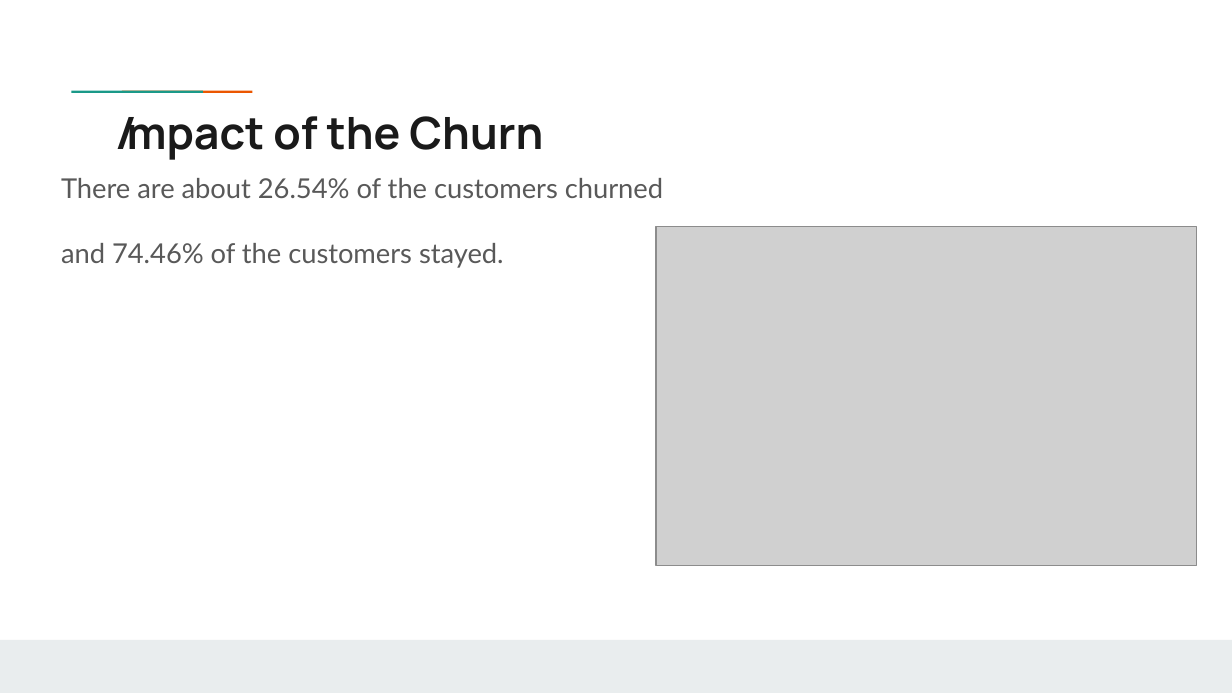
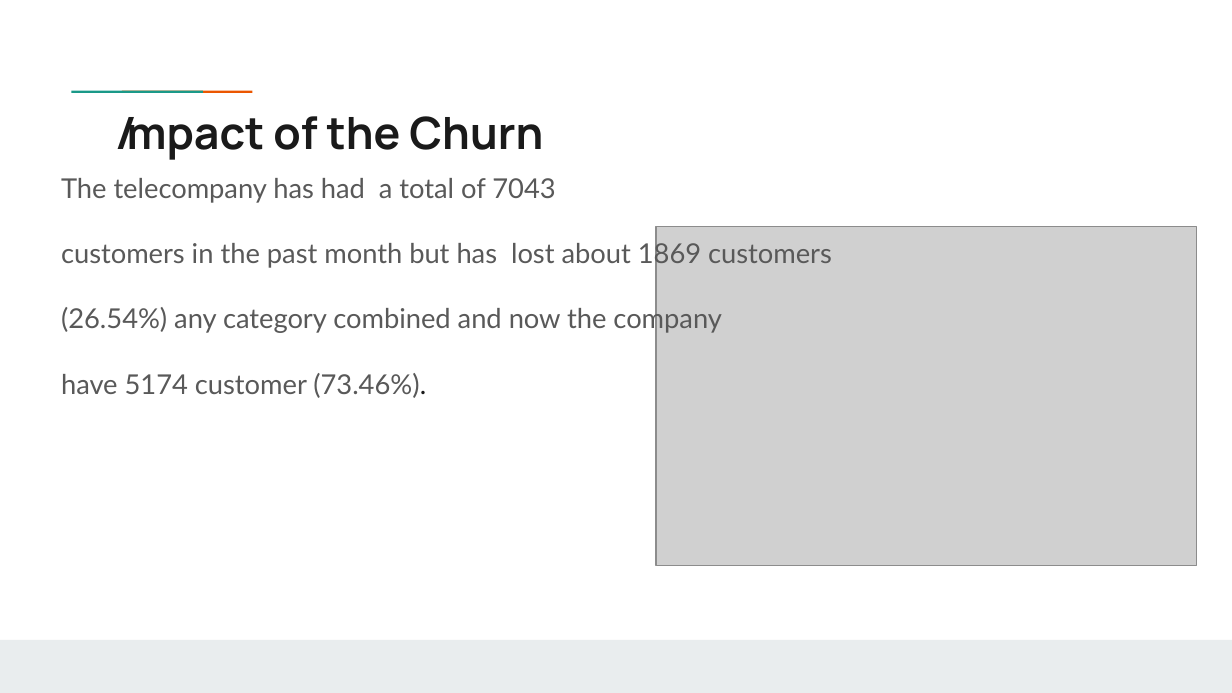
Before and after one commit to Chvava11/Bi_project_customer_churn, a slide deck: slide 4 of Result/Vanessa’s project .pptx. Drawn at 1232x693 pixels with LibreOffice and Linux fonts; fonts in the diff are those of the drawing; grey boxes stand for pictures; background and template pictures are left out. Boxes give left, top, right and bottom in pixels: in the first picture for what was removed or moved away, otherwise in the second. Text is boxed around its words. In the diff, an @@ line names an element or a change of style, - is before the commit and + after.

```diff
--- a/Result/Vanessa’s project .pptx
+++ b/Result/Vanessa’s project .pptx
@@ text at <box>61,178,832,398</box>: text changed @@
-There are about 26.54% of the customers churned
-and 74.46% of the customers stayed.
+The telecompany has had a total of 7043
+customers in the past month but has lost about 1869 customers
+(26.54%) any category combined and now the company
+have 5174 customer (73.46%).
```
Also in this commit, not shown: 5 other slides changed, 15 slides added, 2 slides removed, 1 other file.
